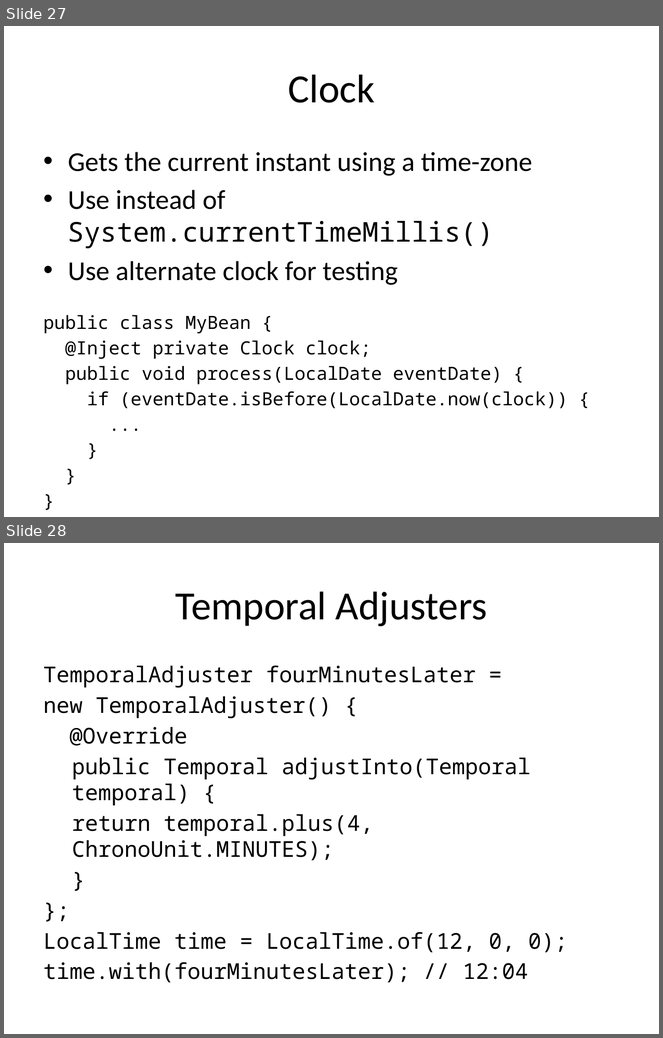
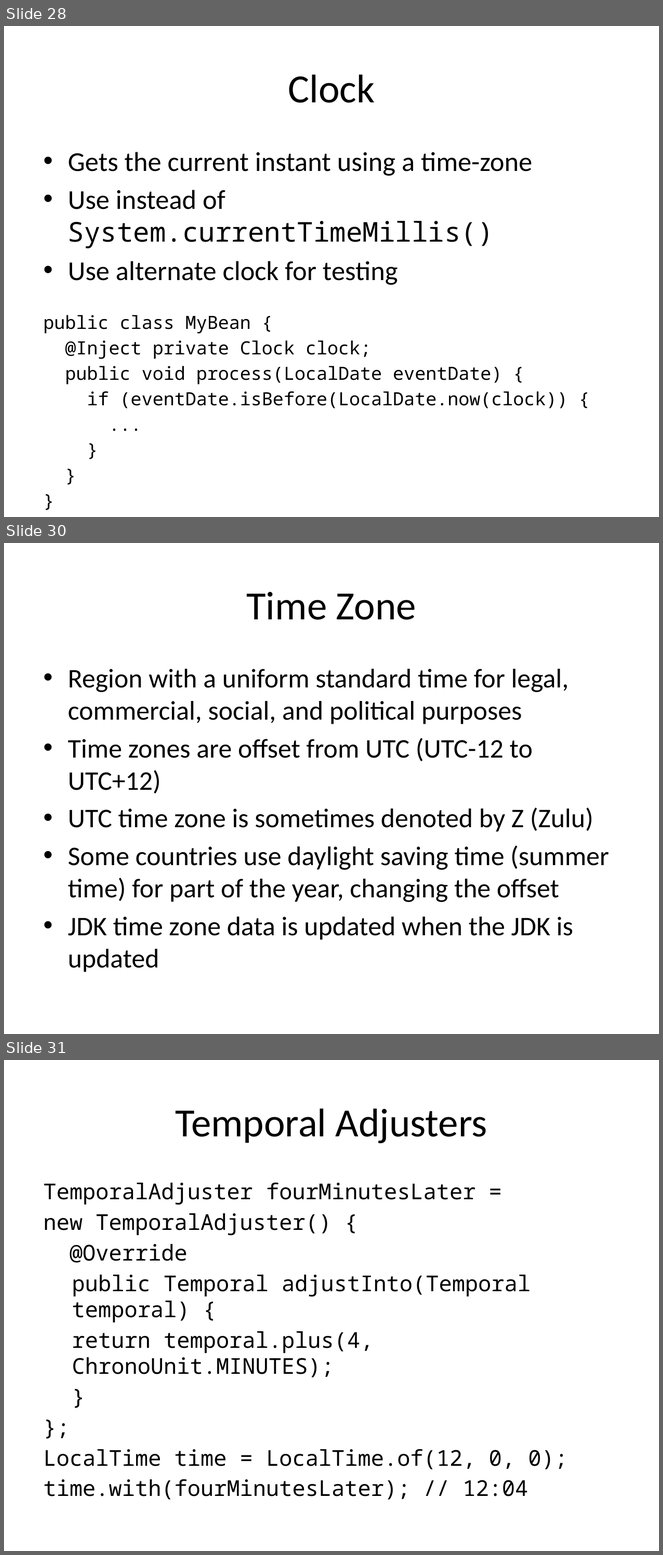
Before and after one commit to sualeh/make-a-date, a slide deck: Java 8 Date and Time API.pptx. Shown one above the other, each under a label of ours: slides 27 and 28 before the commit, slides 28, 30 and 31 after it; the slides between them are not shown. The pictures are 663x1038 and 663x1555 pixels, drawn with LibreOffice and Linux fonts; fonts in the diff are those of the drawing. Boxes give left, top, right and bottom in pixels: in the first picture for what was removed or moved away, otherwise in the second. Text is boxed around its words. In the diff, an @@ line names an element or a change of style, - is before the commit and + after.

```diff
--- a/Java 8 Date and Time API.pptx
+++ b/Java 8 Date and Time API.pptx
@@ slide 30 added at box(4, 543, 659, 1034), background #FFFFFF @@
@@ title added at box(246, 592, 416, 620), 44 pt, text #000000 @@
+Time Zone
@@ text added at box(68, 669, 609, 973), 29.6 pt, text #000000 @@
+• Region with a uniform standard time for legal, commercial, social, and political purposes
+• Time zones are offset from UTC (UTC-12 to UTC+12)
+• UTC time zone is sometimes denoted by Z (Zulu)
+• Some countries use daylight saving time (summer time) for part of the year, changing the offset
+• JDK time zone data is updated when the JDK is updated
@@ what was slide 27 is now slide 28 @@
@@ what was slide 28 is now slide 31 @@
```
Also in this commit, not shown: 13 slides changed, 8 other slides added, 3 slides removed, 1 other file.
